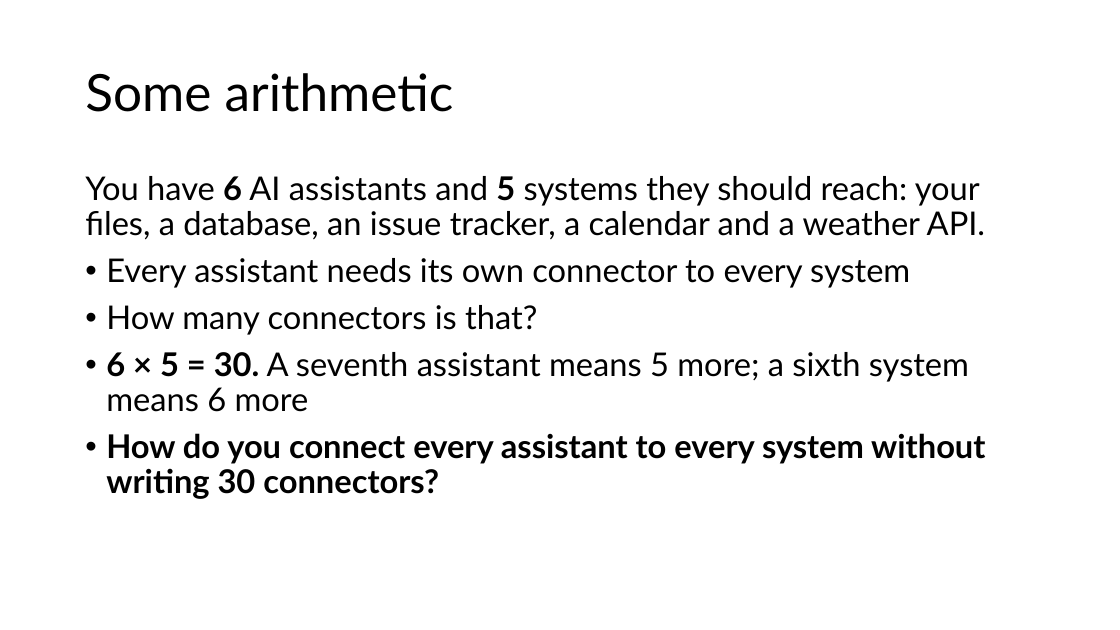
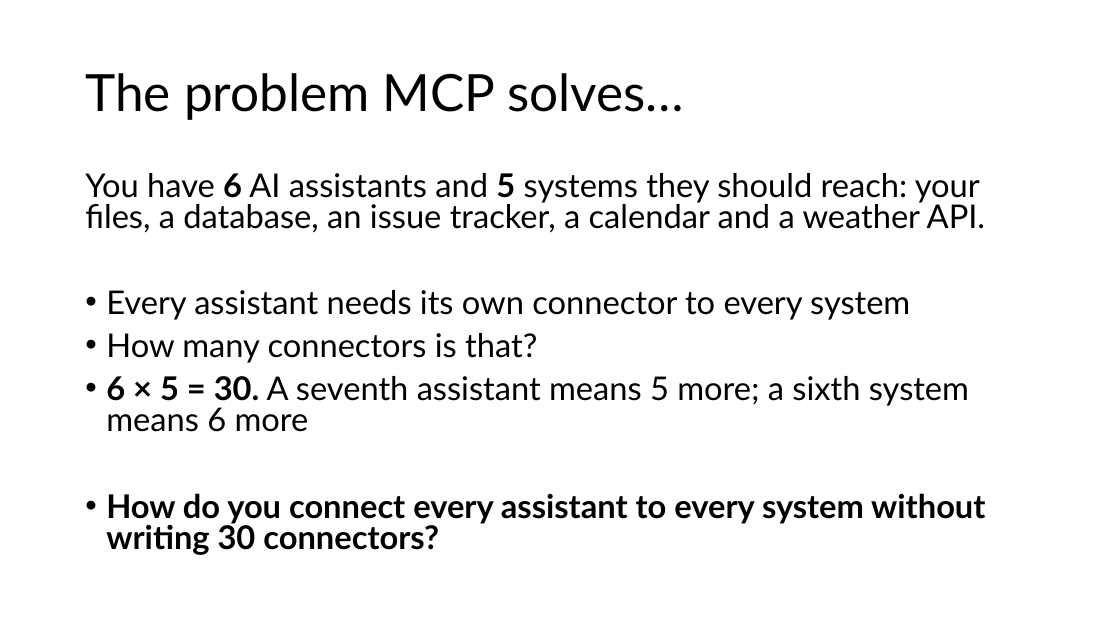
Before and after one commit to Caoimhe-K05/ai-assisted-programming-module, a slide deck: slide 3 of lectures-and-labs/week05/mcp-lecture.pptx. Drawn at 1120x630 pixels with LibreOffice and Linux fonts; fonts in the diff are those of the drawing. Boxes give left, top, right and bottom in pixels: in the first picture for what was removed or moved away, otherwise in the second. Text is boxed around its words. In the diff, an @@ line names an element or a change of style, - is before the commit and + after.

```diff
--- a/lectures-and-labs/week05/mcp-lecture.pptx
+++ b/lectures-and-labs/week05/mcp-lecture.pptx
@@ title at <box>85,73,684,120</box>: text changed @@
-Some arithmetic
+The problem MCP solves…
@@ text "You have 6 AI assistants ..." at <box>85,173,985,555</box>: line spacing 0.9 to 0.8 @@
```
Also in this commit, not shown: 24 other slides changed, 1 other file.
